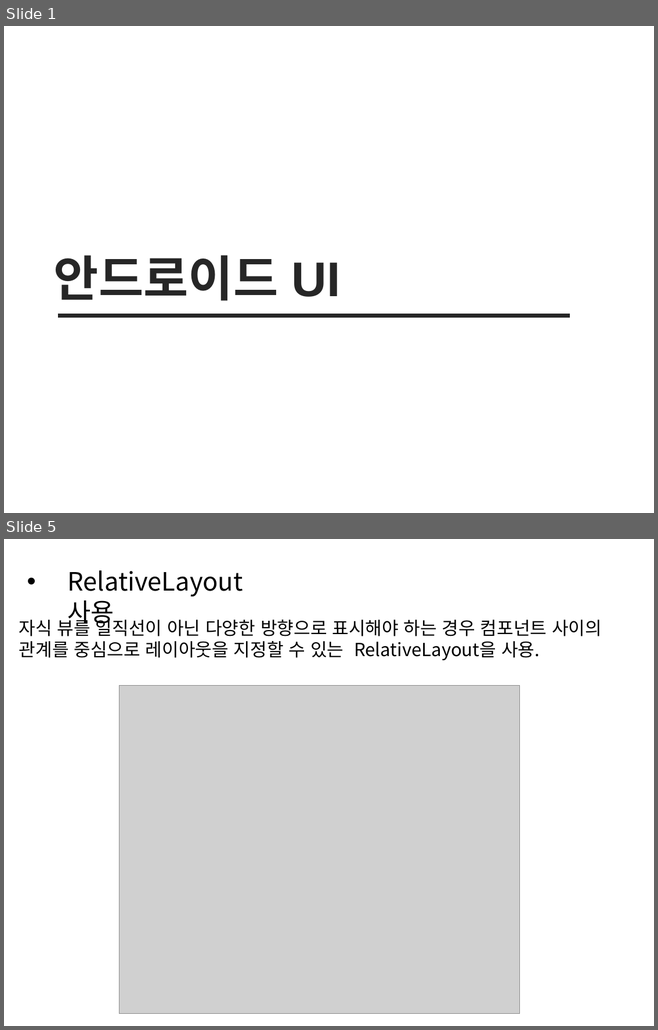
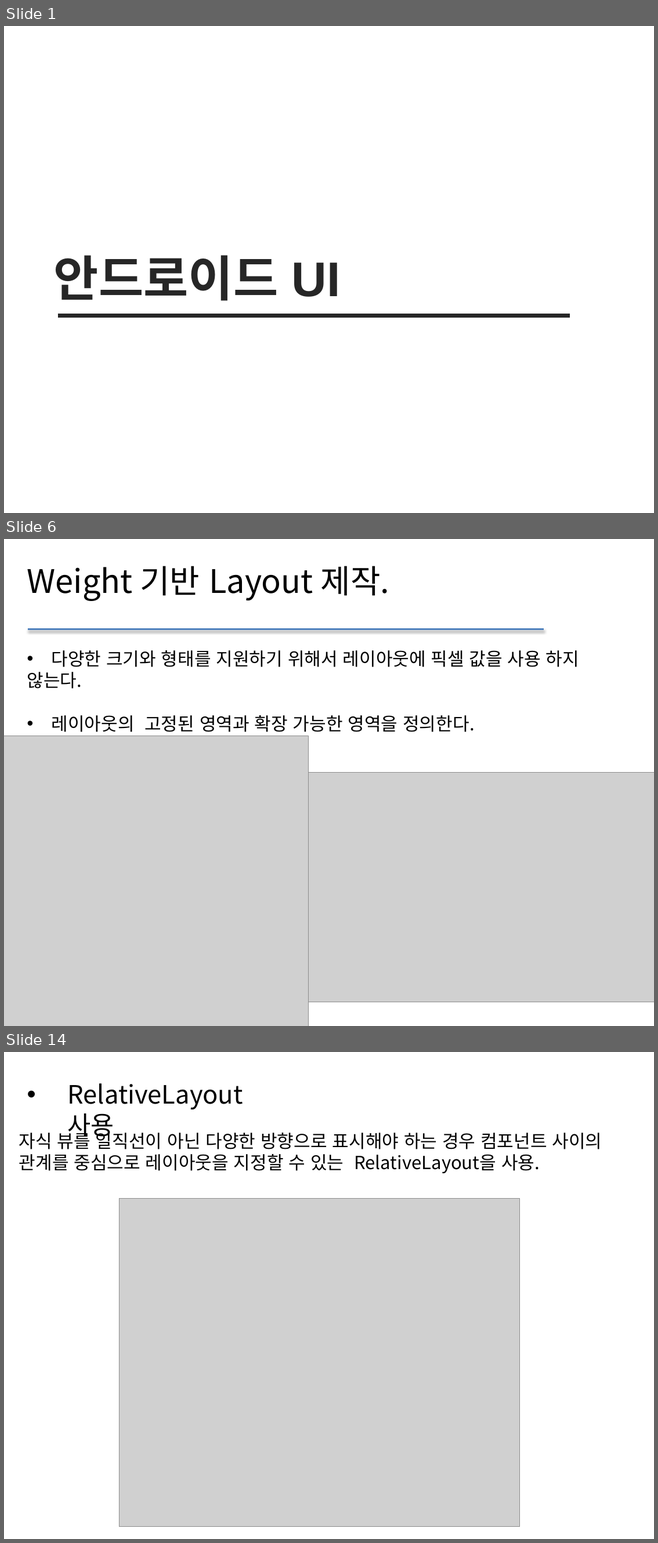
Before and after one commit to sc545/Beacon, a slide deck: 안드로이드 UI.pptx. Shown one above the other, each under a label of ours: slides 1 and 5 before the commit, slides 1, 6 and 14 after it; the slides between them are not shown. The pictures are 658x1030 and 658x1543 pixels, drawn with LibreOffice and Linux fonts; fonts in the diff are those of the drawing; grey boxes stand for pictures. Boxes give left, top, right and bottom in pixels: in the first picture for what was removed or moved away, otherwise in the second. Text is boxed around its words. In the diff, an @@ line names an element or a change of style, - is before the commit and + after.

```diff
--- a/안드로이드 UI.pptx
+++ b/안드로이드 UI.pptx
@@ slide 6 added at [4, 539, 654, 1026], background #FFFFFF @@
@@ text added at [27, 566, 390, 601], 36 pt, text #000000 @@
+Weight 기반 Layout 제작.
@@ line added from (28, 629) to (544, 629), #4F81BD 2 pt @@
@@ text added at [27, 650, 579, 732], 20 pt, text #000000 @@
+• 다양한 크기와 형태를 지원하기 위해서 레이아웃에 픽셀 값을 사용 하지
+않는다.
+• 레이아웃의 고정된 영역과 확장 가능한 영역을 정의한다.
@@ picture added at [4, 736, 308, 1026] @@
@@ picture added at [227, 772, 654, 1002] @@
@@ what was slide 5 is now slide 14 @@
```
Also in this commit, not shown: 1 slide changed, 11 other slides added, 3 slides removed, 53 other files.
